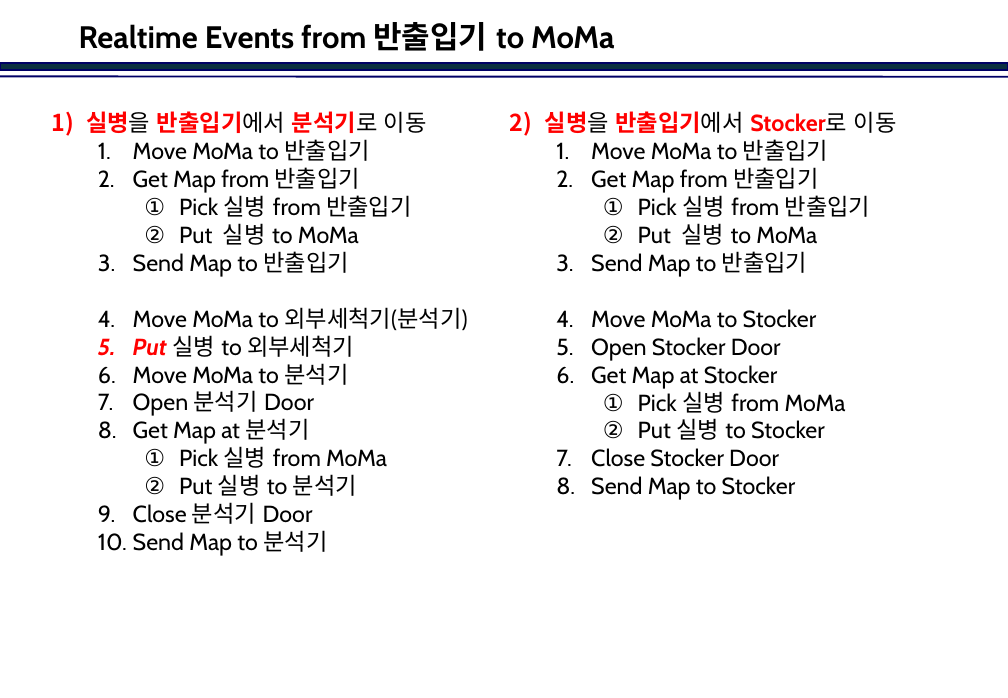
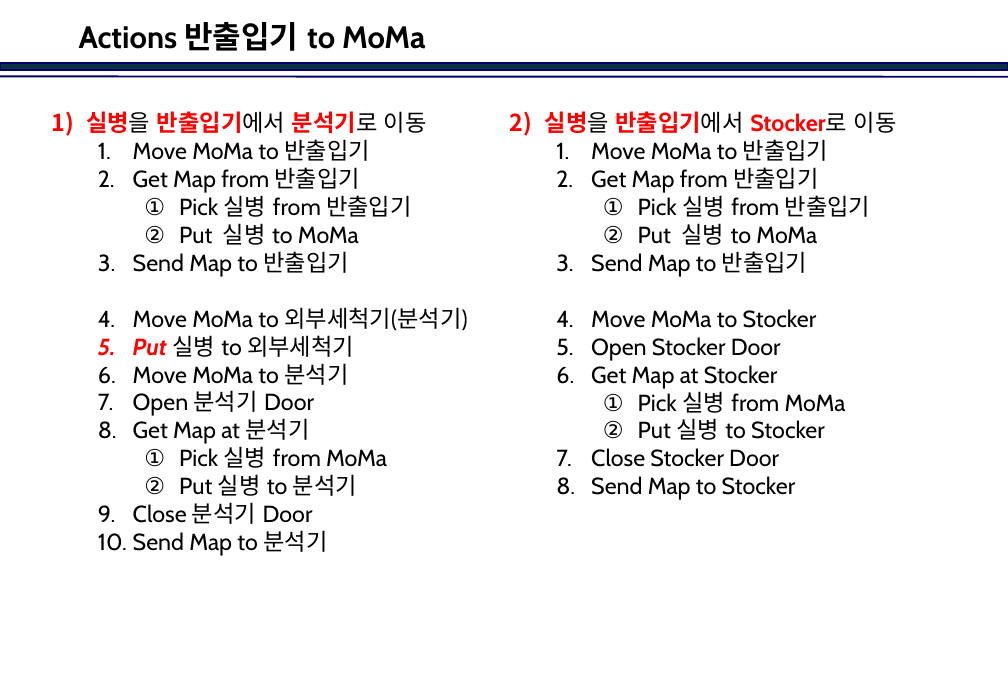
Before and after one commit to jinkabpark/SamickThk_Analysis, a slide deck: slide 16 of 허종원/Travel Scenario.pptx. Drawn at 1008x698 pixels with LibreOffice and Linux fonts; fonts in the diff are those of the drawing; background and template pictures are left out. Boxes give left, top, right and bottom in pixels: in the first picture for what was removed or moved away, otherwise in the second. Text is boxed around its words. In the diff, an @@ line names an element or a change of style, - is before the commit and + after.

```diff
--- a/허종원/Travel Scenario.pptx
+++ b/허종원/Travel Scenario.pptx
@@ title at (x1=79, y1=22, x2=425, y2=51): text changed @@
-Realtime Events from 반출입기 to MoMa
+Actions 반출입기 to MoMa
```
Also in this commit, not shown: 9 other slides changed.
